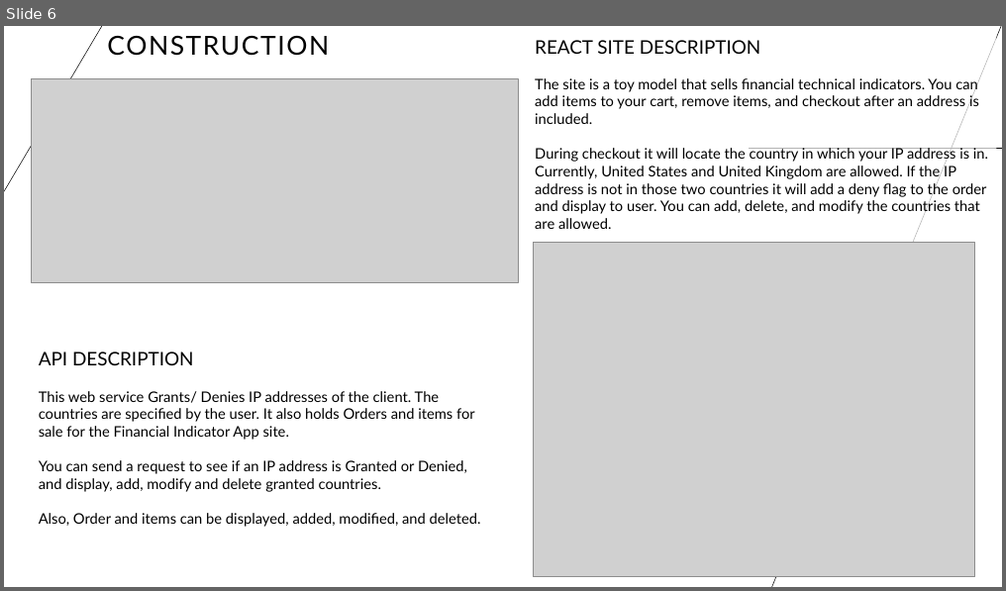
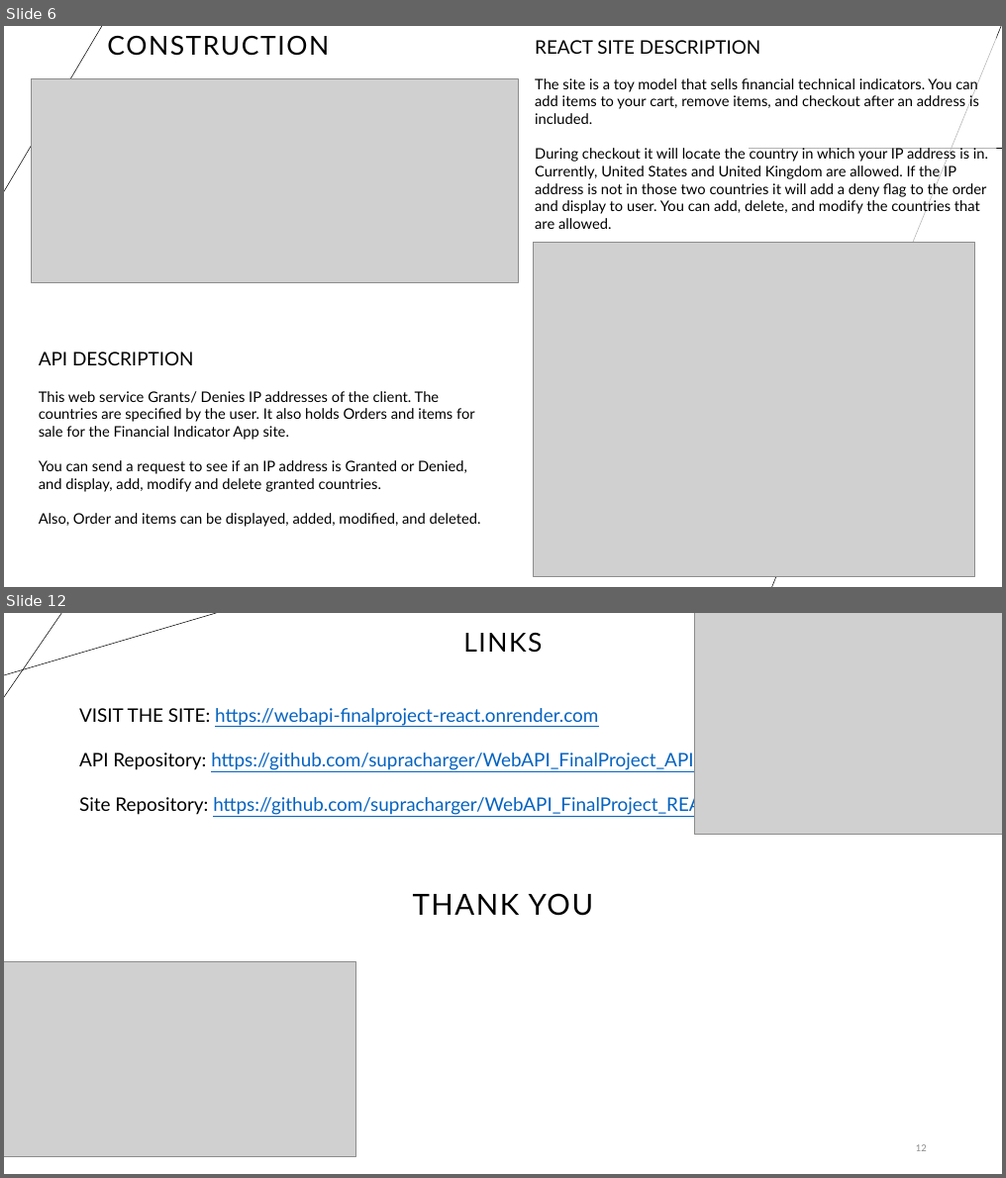
Before and after one commit to supracharger/WebAPI_FinalProject_REACT, a slide deck: Overview.pptx. Shown one above the other, each under a label of ours: slide 6 before the commit, slides 6 and 12 after it; the slides between them are not shown. The pictures are 1006x591 and 1006x1178 pixels, drawn with LibreOffice and Linux fonts; fonts in the diff are those of the drawing; grey boxes stand for pictures. Boxes give left, top, right and bottom in pixels: in the first picture for what was removed or moved away, otherwise in the second. Text is boxed around its words. In the diff, an @@ line names an element or a change of style, - is before the commit and + after.

```diff
--- a/Overview.pptx
+++ b/Overview.pptx
@@ slide 12 added at (4,613,1002,1174), background #FFFFFF @@
@@ line added from (4, 675) to (216, 613), #000000 0.5 pt @@
@@ line added from (61, 613) to (4, 697), #000000 0.5 pt @@
@@ title added at (463,633,542,653), 25.2 pt, text #000000 @@
+LINKS
@@ picture added at (694,613,1002,835) @@
@@ text added at (79,708,725,816), 18 pt, text #0563C1, underline @@
+VISIT THE SITE: https://webapi-finalproject-react.onrender.com
+API Repository: https://github.com/supracharger/WebAPI_FinalProject_API
+Site Repository: https://github.com/supracharger/WebAPI_FinalProject_REACT
@@ text added at (413,893,593,916), 28 pt, text #000000 @@
+THANK YOU
@@ picture added at (4,961,355,1157) @@
@@ page number added at (916,1145,927,1152), 9 pt, text #8C8C8C @@
+12
```
Also in this commit, not shown: 5 other slides added, 13 slides removed, 4 other files.
